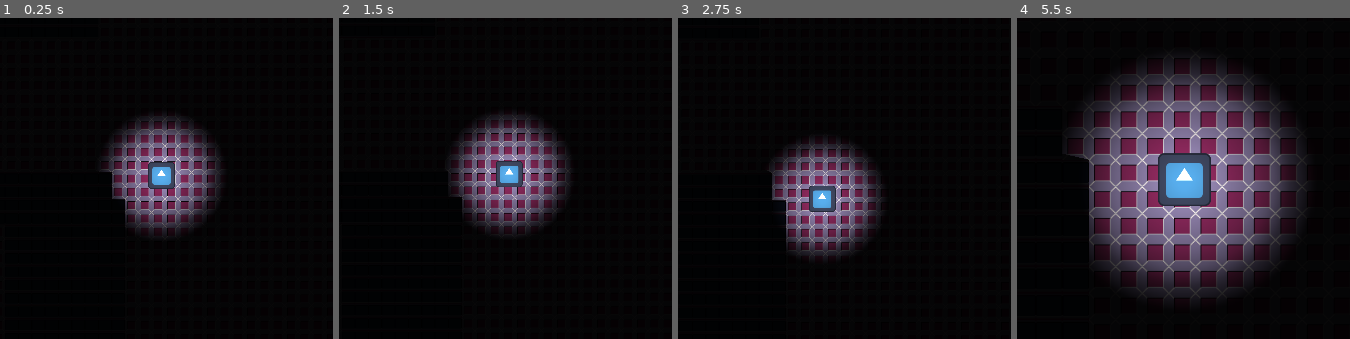
Above: before the commit, frames 1-4 (left to right).
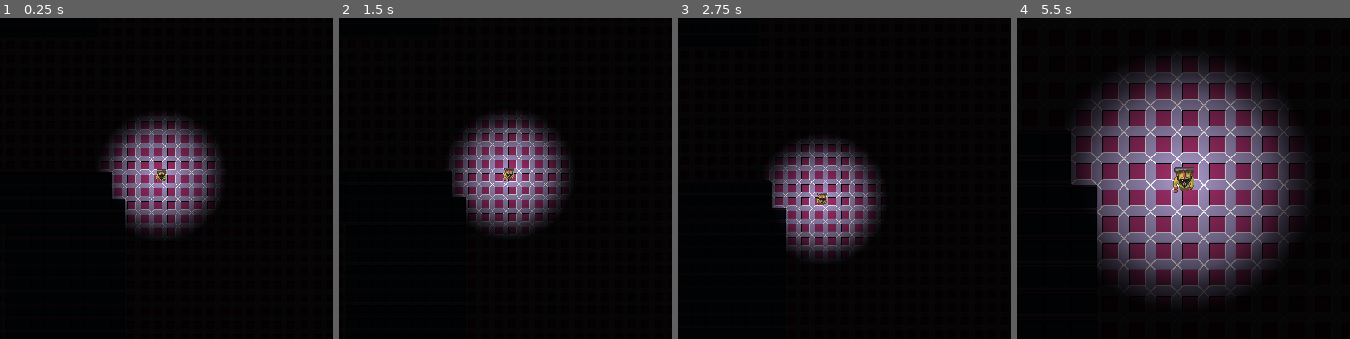
Above: after the commit, the same moments.

Repository: ocarina0001/gameoff-2024
Game: Godot game, scene res://Scenes/Worlds/prototype_world.tscn
Same seed, same stepped clock (60 frames per second), same inputs: the game is played once before the commit and once after it. The engine's default icon, where the game draws it, is replaced by a stand-in: a white triangle on a blue panel in a dark square.
Inputs (mouse positions are in pixels of both pictures, inside the frame that each line leads up to):
- Up to frame 1 (0.25 s): no input
- Up to frame 2 (1.5 s): tap Enter at 0.5 s; move the mouse to (outside the picture) at 0.52 s; tap A (a) at 0.6 s; tap D (d) at 0.8, 1.35 s; move the mouse to (342, 197) at 1.27 s
- Up to frame 3 (2.75 s): tap S (s) at 1.55, 2.1 s; move the mouse to (917, 75) at 2.02 s; tap A (a) at 2.3 s
- Up to frame 4 (5.5 s): move the mouse to (1140, 265) at 2.77 s; tap A (a) at 2.85, 4.55 s; tap D (d) at 3.05, 3.6, 5.3 s; move the mouse to (outside the picture) at 3.52 s; tap S (s) at 3.8 s; move the mouse to (outside the picture) at 4.27 s; tap Mouse wheel down (mouse_down) at 4.35 s; move the mouse to (1216, 175) at 5.02 s; hold Mouse wheel up (mouse_up) from 5.03 s (still down)

The runs differ from the first frame. In frame 1, 1.1% of the frame differs, in the area x 34-63%, y 34-64%; in frame 2, 5.1%; in frame 3, 5.4%; in frame 4, 21%, in the area x 15-87%, y 12-88%.

Commit message:
player texture, speed, and project texture filtering changed

Diff:
--- a/Scenes/Player/player.tscn
+++ b/Scenes/Player/player.tscn
@@ -1,7 +1,7 @@
 [gd_scene load_steps=8 format=3 uid="uid://c0j1yllh8jusm"]
 
 [ext_resource type="Script" path="res://Scenes/Player/player.gd" id="1_vy3t3"]
-[ext_resource type="Texture2D" uid="uid://876uphes8eqp" path="res://icon.svg" id="2_xr1cq"]
+[ext_resource type="Texture2D" uid="uid://xbodxmy1rlho" path="res://Sprites/player_prototype.png" id="2_8al5j"]
 [ext_resource type="PackedScene" uid="uid://d1l7gcr2rk64t" path="res://Scenes/Camera/camera.tscn" id="3_anql0"]
 
 [sub_resource type="SpriteFrames" id="SpriteFrames_j7qb6"]
@@ -20,14 +20,15 @@
 [node name="player" type="CharacterBody2D" node_paths=PackedStringArray("animated_sprite")]
 scale = Vector2(0.5, 0.5)
 script = ExtResource("1_vy3t3")
-speed = 400
+speed = 250
 animated_sprite = NodePath("AnimatedSprite2D")
 
 [node name="AnimatedSprite2D" type="AnimatedSprite2D" parent="."]
 sprite_frames = SubResource("SpriteFrames_j7qb6")
 
 [node name="Sprite2D" type="Sprite2D" parent="."]
-texture = ExtResource("2_xr1cq")
+scale = Vector2(2, 2)
+texture = ExtResource("2_8al5j")
 
 [node name="CollisionShape2D" type="CollisionShape2D" parent="."]
 shape = SubResource("RectangleShape2D_1nj8b")
--- a/project.godot
+++ b/project.godot
@@ -66,5 +66,6 @@
 
 [rendering]
 
+textures/canvas_textures/default_texture_filter=0
 renderer/rendering_method="gl_compatibility"
 renderer/rendering_method.mobile="gl_compatibility"
